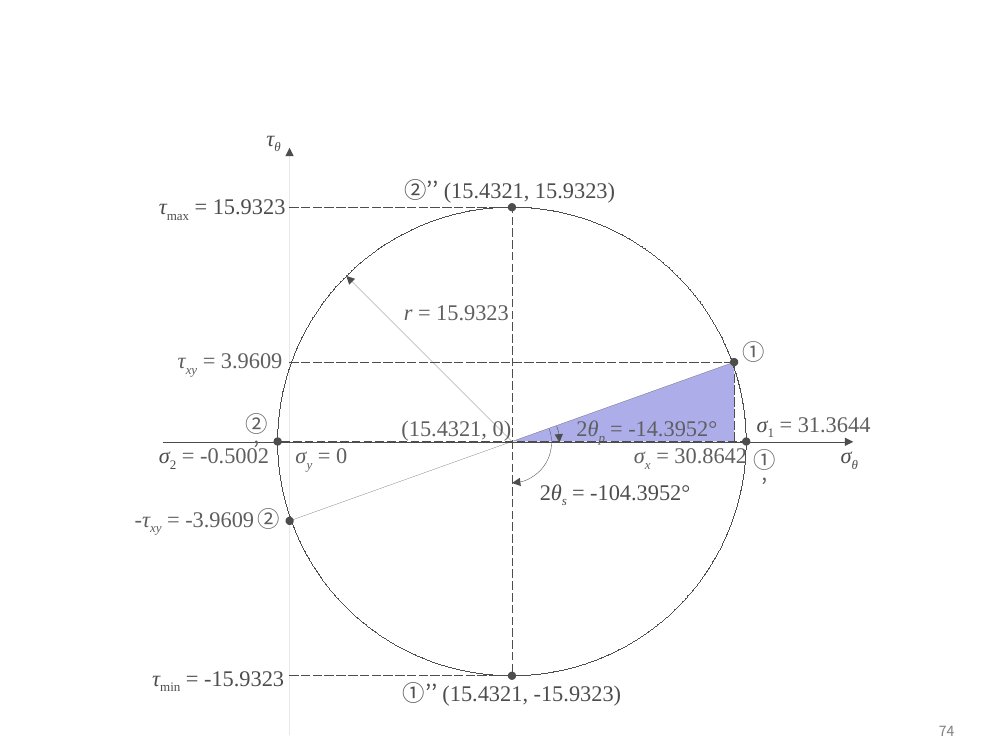
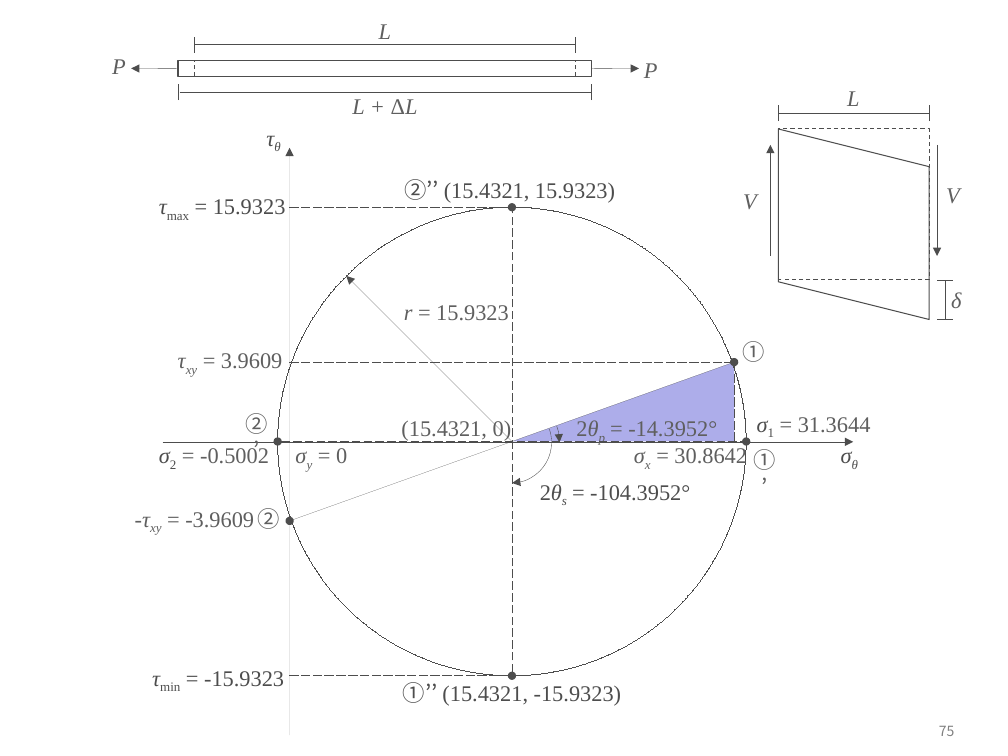
Before and after one commit to ironbell87/structural_mechanics_II, a slide deck: slide 75 of figures.pptx (slide 74 before the commit). Drawn at 1008x756 pixels with LibreOffice and Linux fonts; fonts in the diff are those of the drawing. Boxes give left, top, right and bottom in pixels: in the first picture for what was removed or moved away, otherwise in the second. Text is boxed around its words. In the diff, an @@ line names an element or a change of style, - is before the commit and + after.

```diff
--- a/figures.pptx
+++ b/figures.pptx
@@ group added at <box>112,24,658,114</box>: 8 lines, 4 texts, 2 arrows, 1 rectangle @@
+P
+P
+L
+L + ΔL
@@ group added at <box>743,91,961,320</box>: 6 lines, 4 texts, 2 arrows, 1 rectangle, 1 parallelogram @@
+V
+V
+L
+δ
@@ page number at <box>939,726,955,736</box>: text changed @@
-74
+75
```
Also in this commit, not shown: 3 other slides changed, 8 slides added, 1 slide removed, 57 other files.
